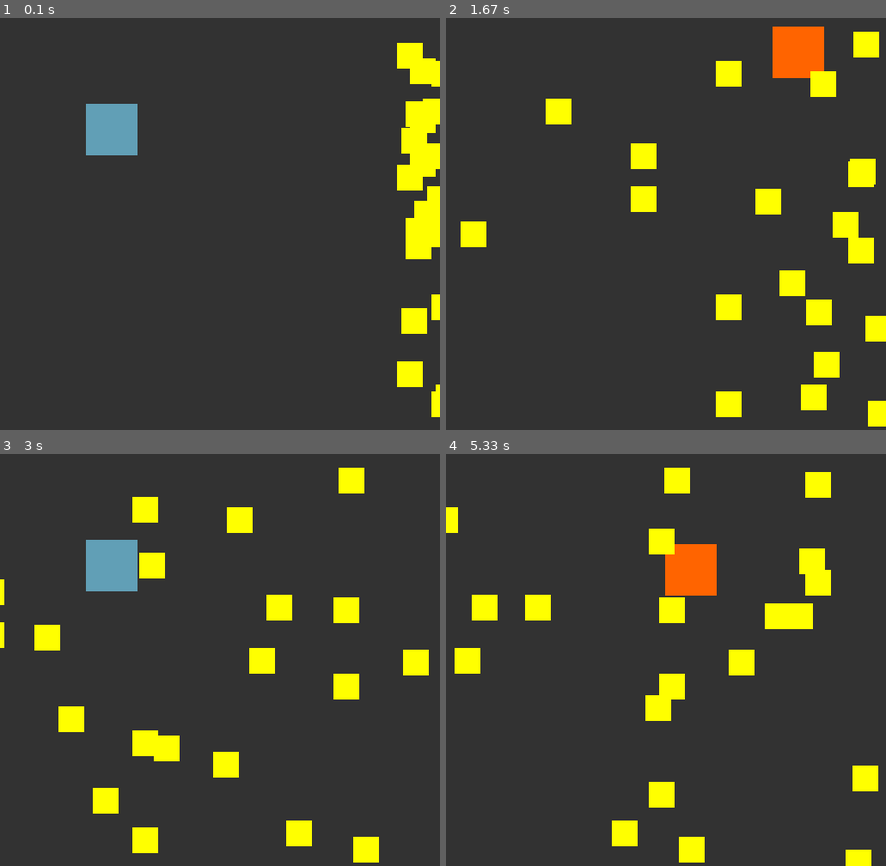
Above: before the commit, frames 1-4 (two rows, left to right).
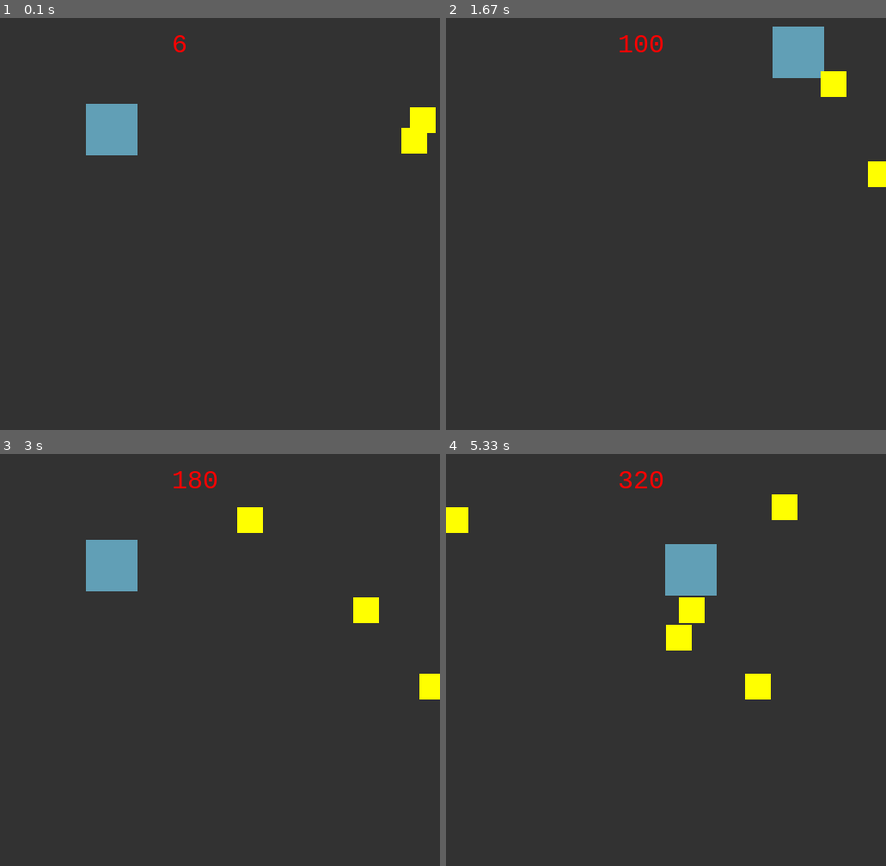
Above: after the commit, the same moments.

Repository: tfb414/code-practice
Game: pygame game, started from DigitalCrafts/Week2/Day3/blockyblocks.py
Two runs of this game, one before a commit and one after it. Both use one fixed random seed, a clock stepped at 60 frames per second and the inputs below. The source is Python 2; it was converted automatically to run under Python 3.
Inputs:
- Up to frame 1 (0.1 s): no input
- Up to frame 2 (1.67 s): hold Right 0.33-0.8 s; hold Up 0.83-1.13 s; hold Right 1.17-1.63 s
- Up to frame 3 (3 s): hold Left 1.67-2.2 s; hold Down 2.23-2.53 s; hold Left 2.57-2.97 s
- Up to frame 4 (5.33 s): hold Up 3-3.37 s; hold Right 3.4-4.03 s; hold Down 4.07-4.43 s; hold Left 4.47-4.93 s; hold Right from 4.97 s (still down)

The runs differ from the first frame. In frame 1, 3.8% of the frame differs, in the area x 39-100%, y 4-97%; in frame 2, 8.4%; in frame 3, 7.3%; in frame 4, 9.7%, in the area x 1-99%, y 3-100%.

Commit message:
adds the ability to add more blocks so the game gets harder

Diff:
--- a/DigitalCrafts/Week2/Day3/blockyblocks.py
+++ b/DigitalCrafts/Week2/Day3/blockyblocks.py
@@ -10,14 +10,18 @@
     height = 480
     color = (97, 159, 182)
     wall_color = (255,255,0)
-    number_of_blocks = 20
+    number_of_blocks = 1
+    score_count = 0
 
     pygame.init()
+    myfont = pygame.font.SysFont("monospace", 30)
     screen = pygame.display.set_mode((width, height))
     pygame.display.set_caption('My Game')
     clock = pygame.time.Clock()
 
-    class Manage_blocks(pygame.sprite.Sprite):
+
+
+    class Block(pygame.sprite.Sprite):
         def __init__(self):
             pygame.sprite.Sprite.__init__(self)
             self.xloc = width
@@ -45,7 +49,9 @@
 
         def spawn(self, number_of_blocks):
             for i in range(number_of_blocks):
-                self.blocks_array.append(Manage_blocks())
+                self.blocks_array.append(Block())
+
+
 
     class Hero(pygame.sprite.Sprite):
         def __init__(self):
@@ -66,37 +72,64 @@
             if pressed[pygame.K_LEFT] and self.xloc >= 0: self.xloc -= 5
             if pressed[pygame.K_RIGHT] and self.xloc <= (width - self.width): self.xloc += 5
 
+    def collision_detection(number_of_blocks, all_blocks):
+        block_locations = []
+        collision = False
+        for i in range(number_of_blocks):
+            block_locations.append(all_blocks.blocks_array[i].rect)
+            print i
+            if(block_locations[i].colliderect(hero.rect)):
+                collision = True
+        return collision
+
+    def block_mover(number_of_blocks, all_blocks):
+        for block in all_blocks.blocks_array:
+            block.make_and_move()
+
+    def has_collided(collision):
+        if collision == True:
+            color = (255, 100, 0)
+        if collision == False:
+            color = (97, 159, 182)
+        return color
+
+    def show_score(score_count):
+        score_count = str(int(score_count) + 1)
+        score = myfont.render(score_count, 1, (255,0,0))
+        screen.blit(score, (200, 15))
+        return score_count
+
+    def difficulty(score_count, all_blocks):
+        if (int(score_count) % 100 == 0):
+            all_blocks.spawn(1)
+            return all_blocks
+
+
     all_blocks = Create_blocks()
     all_blocks.spawn(number_of_blocks)
     hero = Hero()
     stop_game = False
+
+
     while not stop_game:
         for event in pygame.event.get():
-
-            # Event handling
-
             if event.type == pygame.QUIT:
                 stop_game = True
 
         screen.fill((50,50,50))
 
+        hero.move()
+        difficulty(score_count, all_blocks)
+        collision = collision_detection(number_of_blocks, all_blocks)
+        print collision
+        color = has_collided(collision)
+        block_mover(number_of_blocks, all_blocks)
+        score_count = show_score(score_count)
+
+        # difficulty(score_count)
 
 
-        # Game logic
 
-        hero.move()
-        block_locations = []
-        hero_location = hero.rect
-        collide = False
-        for i in range(number_of_blocks):
-            all_blocks.blocks_array[i].make_and_move()
-            block_locations.append(all_blocks.blocks_array[i].rect)
-            if(block_locations[i].colliderect(hero_location)):
-                collide = True
-        if collide == True:
-            color = (255, 100, 0)
-        if collide == False:
-            color = (97, 159, 182)
 
         pygame.display.update()
         clock.tick(60)
@@ -105,3 +138,7 @@
 
 if __name__ == '__main__':
     main()
+
+
+# function for moving, color, and collision detection
+# Collision detection not working for any but the first block
Not shown, changed: .DS_Store
Not shown, changed: DigitalCrafts/.DS_Store
Not shown, changed: DigitalCrafts/Week4/.DS_Store
Not shown, changed: DigitalCrafts/Week4/JavaScriptAdvanced/scripts/main.js
Not shown, changed: DigitalCrafts/Week4/JavascriptBind/scripts/main.js
Not shown, added: DigitalCrafts/Week4/JavascriptExercises/.DS_Store
Not shown, added: DigitalCrafts/Week4/JavascriptExercises/JS102/.DS_Store
Not shown, added: DigitalCrafts/Week4/JavascriptExercises/JS102/index.html
Not shown, added: DigitalCrafts/Week4/JavascriptExercises/JS102/scripts/main.js
